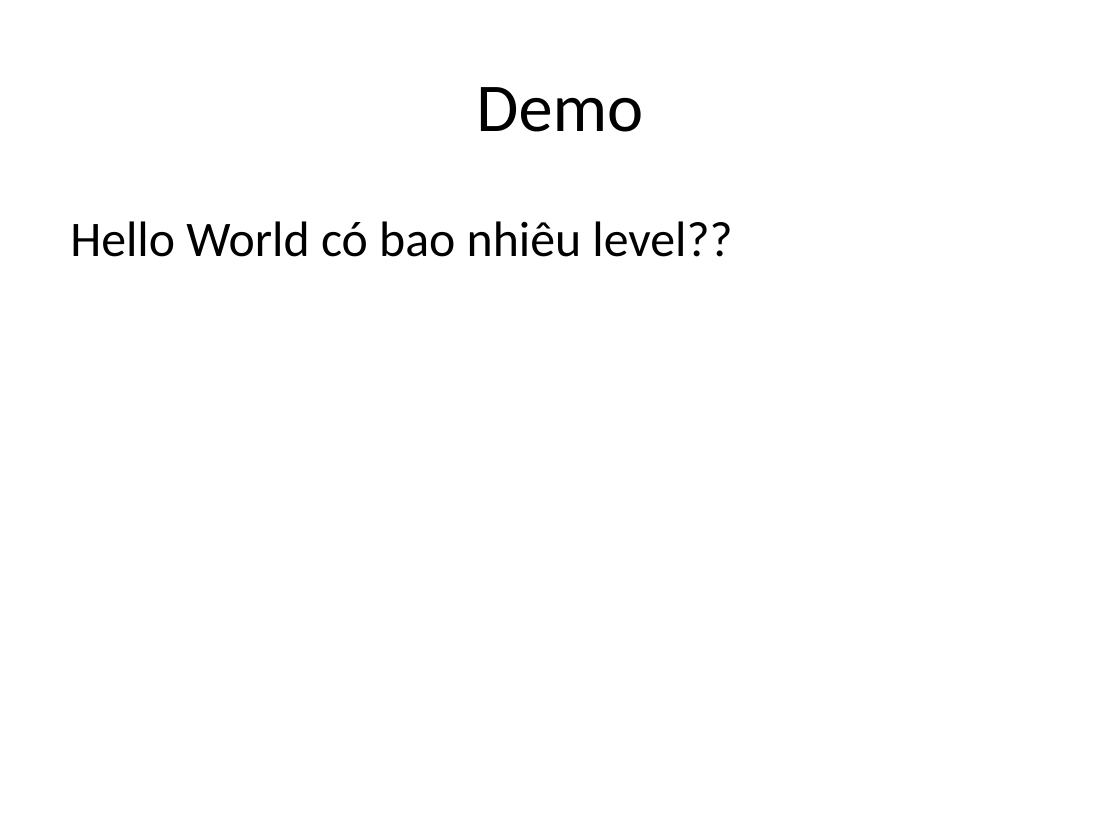
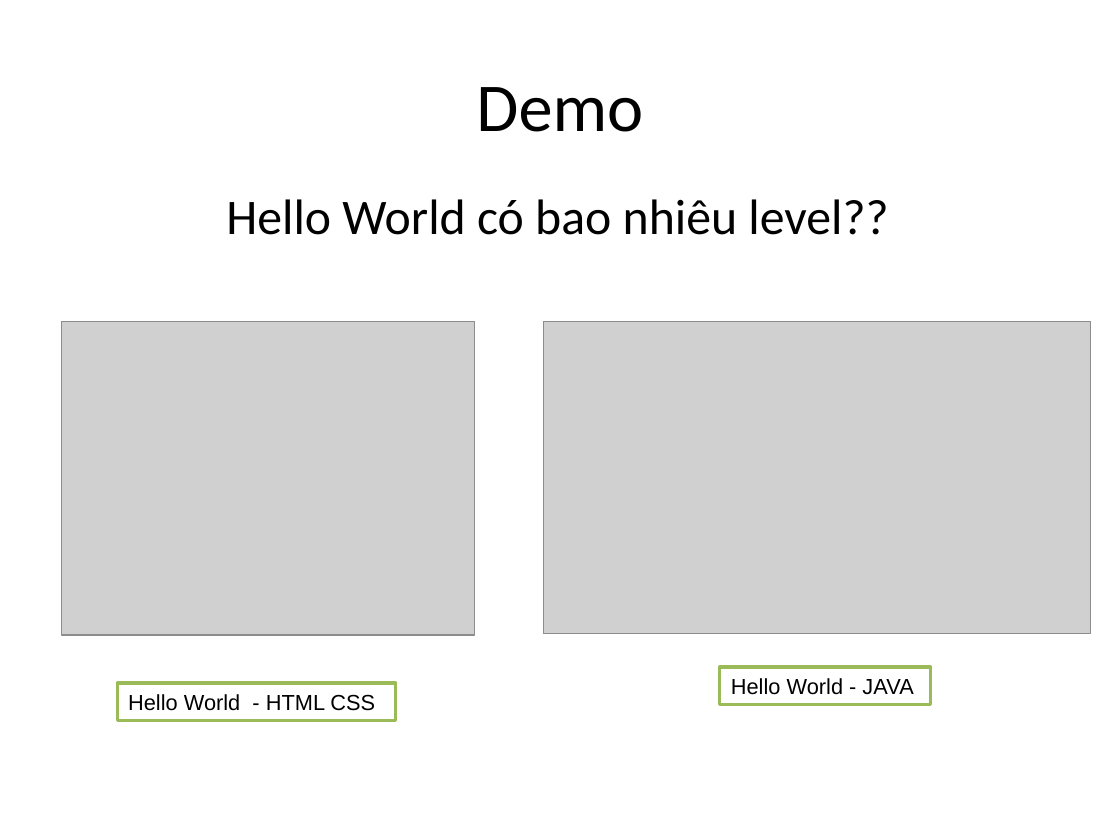
Before and after one commit to phithanh97cs/T3H, a slide deck: slide 12 of Other/Free/Demo - Huypn.pptx. Drawn at 1120x840 pixels with LibreOffice and Linux fonts; fonts in the diff are those of the drawing; grey boxes stand for pictures. Boxes give left, top, right and bottom in pixels: in the first picture for what was removed or moved away, otherwise in the second. Text is boxed around its words. In the diff, an @@ line names an element or a change of style, - is before the commit and + after.

```diff
--- a/Other/Free/Demo - Huypn.pptx
+++ b/Other/Free/Demo - Huypn.pptx
@@ text "Hello World có bao nhiêu ...": place and size @@
-text "Hello World có bao nhiêu ..." at bbox=[70, 221, 732, 257]
+text "Hello World có bao nhiêu ..." at bbox=[226, 199, 888, 235]
@@ text "Hello World có bao nhiêu ..." at bbox=[226, 199, 888, 235]: alignment left to centre @@
@@ picture added at bbox=[62, 321, 475, 635] @@
@@ picture added at bbox=[543, 321, 1091, 634] @@
@@ rectangle added at bbox=[118, 683, 396, 721], fill #FFFFFF, outline #9BBB59 2 pt, 14 pt, text #000000 @@
+Hello World - HTML CSS
@@ rectangle added at bbox=[720, 668, 931, 706], fill #FFFFFF, outline #9BBB59 2 pt, 14 pt, text #000000 @@
+Hello World - JAVA
```
Also in this commit, not shown: 2 other files.
